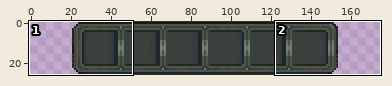
Edited in one commit: sprite sheet (Assets/Resources/ui/Character_ui.png). The first picture is a wide view before the edit; the outline marks the close-up.
Close-up. Earlier state:
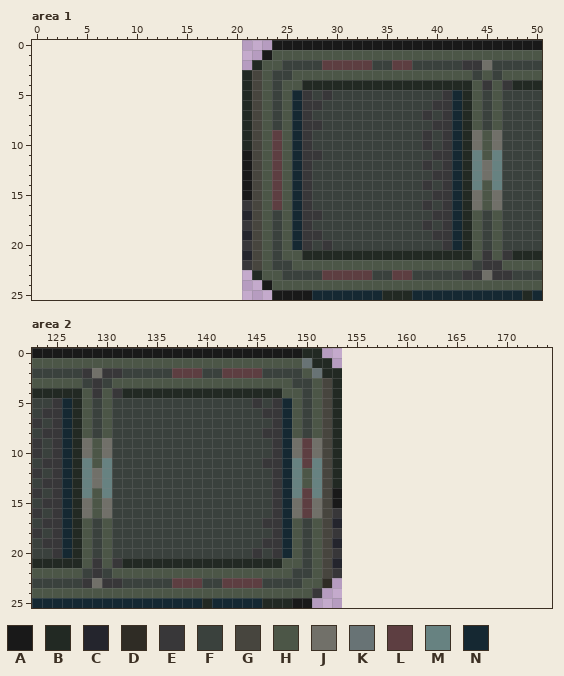
The file is 266x52 pixels, drawn in blocks of 2x2; one block is one cell here. Colours within 5 levels of each other are drawn and written as one. Shown: area 1: x 0..50, y 0..25; area 2: x 123..174, y 0..25. The old version is drawn lined up with the new one, on the new canvas.
Palette (. is transparent): A #191919  B #222923  C #24252d  D #2f2c25  E #383739  F #3a413d  G #47453e  H #4c5647  J #717069  K #687375  L #5d3e41  M #678281  N #152832
Pixels before, area 1, first column x 21:
 0 ...AAAAAAAAAAAAAAAAAAAAAAAAAAA
 1 ..AHHHHHHHHHHHHHHHHHHHHHHHHHHH
 2 .BHHFFFFLLLLLFFLLFFFFFEEJFFFFF
 3 BGHFFHHHHHHHHHHHHHHHHHHFHFHHHH
 4 BGHFHHBBBBBBBBBBBBBBBBBHEHEBBB
 5 BGHFHNEFEFFFFFFFFFFFENBHFHFFFF
 6 BGHFHNEEFFFFFFFFFFFEENBHFHFFFF
 7 BGHFHNEFFFFFFFFFFFEFENBHFHFFFF
 8 BGHFHNEEFFFFFFFFFFFEENBHFHFFFF
 9 BGHLHNEFFFFFFFFFFFEFENBJHJFFFF
10 BGHLHNEFFFFFFFFFFFEFENBJHJFFFF
11 AGHLHNEEFFFFFFFFFFFEENBMHMFFFF
12 AGHLHNEFFFFFFFFFFFEFENBMJMFFFF
13 AGHLHNEFFFFFFFFFFFFEENBMJMFFFF
14 AGHLHNEFFFFFFFFFFFEFENBMHMFFFF
15 AGHLHNEFFFFFFFFFFFFEENBJHJFFFF
16 EGHLHNEFFFFFFFFFFFEFENBJHJFFFF
17 CGHFHNEEFFFFFFFFFFFEENBHFHFFFF
18 EGHFHNEFFFFFFFFFFFEFENBHFHFFFF
19 CGHFHNEEFFFFFFFFFFFEENBHFHFFFF
20 EGHFHNEFEFFFFFFFFFFFENBHFHFFFF
21 CGHFHHBBBBBBBBBBBBBBBBBHEHEBBB
22 EGHFFHHHHHHHHHHHHHHHHHHFEEHHHH
23 .BHHFFFFLLLLLFFLLFFFFFEEJEEFFF
24 ..AHHHHHHHHHHHHHHHHHHHHHHHHHHH
25 ...AAAANNNNNNNBBBNNNNNNNNNNNBN
Pixels before, area 2, first column x 123:
 0 AAAAAAAAAAAAAAAAAAAAAAAAAAABB..
 1 HHHHHHHHHHHHHHHHHHHHHHHHHHHKBB.
 2 FFFFFEJEEFFFFFLLLFFLLLLFFFFHKBB
 3 HHHHHFEFHHHHHHHHHHHHHHHHHHFFHGB
 4 BBBBBHEHEBBBBBBBBBBBBBBBBHHFHGB
 5 FFENBHFHFFFFFFFFFFFFFFEFENHFHGB
 6 FEENBHFHFFFFFFFFFFFFFFFEENHFHGB
 7 EFENBHFHFFFFFFFFFFFFFFFFENHFHGB
 8 FEENBHFHFFFFFFFFFFFFFFFEENHFHGB
 9 EFENBJHJFFFFFFFFFFFFFFFFENJLJGB
10 EFENBJHJFFFFFFFFFFFFFFFFENJLJGB
11 FEENBMHMFFFFFFFFFFFFFFFEENMLMGB
12 EFENBMJMFFFFFFFFFFFFFFFFENMHMGB
13 FEENBMJMFFFFFFFFFFFFFFFFENMHMGB
14 EFENBMHMFFFFFFFFFFFFFFFFENMLMGA
15 FEENBJHJFFFFFFFFFFFFFFFFENJLJGA
16 EFENBJHJFFFFFFFFFFFFFFFFENJLJGE
17 FEENBHFHFFFFFFFFFFFFFFFEENHFHGC
18 EFENBHFHFFFFFFFFFFFFFFFFENHFHGE
19 FEENBHFHFFFFFFFFFFFFFFFEENHFHGC
20 FFENBHFHFFFFFFFFFFFFFFEFENHFHGE
21 BBBBBHEHEBBBBBBBBBBBBBBBBHHFHGC
22 HHHHHFEFHHHHHHHHHHHHHHHHHHFFHGE
23 FFFFFEJEEFFFFFLLLFFLLLLFFFFHHD.
24 HHHHHHHHHHHHHHHHHHHHHHHHHHHHE..
25 NNNNNNNNNNNNNNNNNBNNNNNBBBAA...
After:
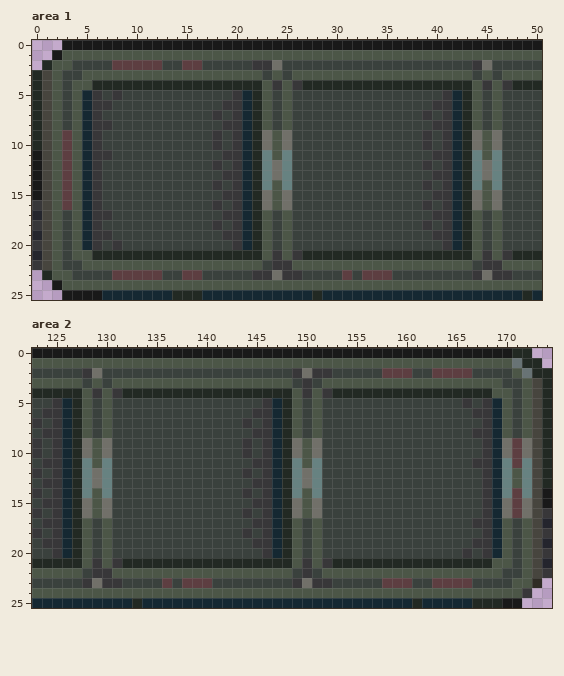
Difference:
canvas 133x26 -> 175x26, the old top-left corner now at 21,0
Changed rows in their new state; - is an unchanged pixel.
Area 1:
first column x 0:
 0 ---AAAAAAAAAAAAAAAAAAAAA--------------------
 1 --AHHHHHHHHHHHHHHHHHHHHH--------------------
 2 -BHHFFFFLLLLLFFLLFFFFFEEJ----FFFFF--FF-----F
 3 BGHFFHHHHHHHHHHHHHHHHHHFH-------------------
 4 BGHFHHBBBBBBBBBBBBBBB-B-E-E-----------------
 5 BGHFHNEFEFFFFFFFFFFFENB---FF-F--------------
 6 BGHFHNEEFFFFFFFFFFFEENB---FFF---------------
 7 BGHFHNEFFFFFFFFFFFEFENB---FF----------------
 8 BGHFHNEEFFFFFFFFFFFEENB---FFF---------------
 9 BGHLHNEFFFFFFFFFFFEFENBJHJFF----------------
10 BGHLHNEFFFFFFFFFFFEFENBJHJFF----------------
11 AGHLHNEEFFFFFFFFFFFEENBMHMFFF---------------
12 AGHLHNEFFFFFFFFFFFEFENBMJMFF----------------
13 AGHLHNEFFFFFFFFFFFFEENBMJMFF----------------
14 AGHLHNEFFFFFFFFFFFEFENBMHMFF----------------
15 AGHLHNEFFFFFFFFFFFFEENBJHJFF----------------
16 EGHLHNEFFFFFFFFFFFEFENBJHJFF----------------
17 CGHFHNEEFFFFFFFFFFFEENB---FFF---------------
18 EGHFHNEFFFFFFFFFFFEFENB---FF----------------
19 CGHFHNEEFFFFFFFFFFFEENB---FFF---------------
20 EGHFHNEFEFFFFFFFFFFFENB---FF-F--------------
21 CGHFHHBBBBBBBBBBBBBBBBB-E-E-----------------
22 EGHFFHHHHHHHHHHHHHHHHHHFEE------------------
23 -BHHFFFFLLLLLFFLLFFFFFEEJEE--FF-F-LLFF-----F
24 --AHHHHHHHHHHHHHHHHHHHHH--------------------
25 ---AAAANNNNNNNBBBNNNNNNNNNNNB------NNN------
Area 2:
first column x 129:
 0 ---------------------AAAAAAAAAAAAAAAAAAAAABB--
 1 ---------------------HHHHHHHHHHHHHHHHHHHHHKBB-
 2 -FF-----FFF--FFFF---EJEEFFFFFLLLFFLLLLFFFFHKBB
 3 H--------------------EFHHHHHHHHHHHHHHHHHHFFHGB
 4 -------------------B-E-E-BBBBBBBBBBBBBBBHHFHGB
 5 ----------------FENB---FFFFFFFFFFFFFFEFENHFHGB
 6 ----------------E-NB---FFFFFFFFFFFFFFFEENHFHGB
 7 ---------------E-ENB---FFFFFFFFFFFFFFFFENHFHGB
 8 ----------------E-NB---FFFFFFFFFFFFFFFEENHFHGB
 9 ---------------E-ENB-H-FFFFFFFFFFFFFFFFENJLJGB
10 ---------------E-ENB-H-FFFFFFFFFFFFFFFFENJLJGB
11 ----------------E-NB-H-FFFFFFFFFFFFFFFEENMLMGB
12 ---------------E-ENB-J-FFFFFFFFFFFFFFFFENMHMGB
13 ----------------EENB-J-FFFFFFFFFFFFFFFFENMHMGB
14 ---------------E-ENB-H-FFFFFFFFFFFFFFFFENMLMGA
15 ----------------EENB-H-FFFFFFFFFFFFFFFFENJLJGA
16 ---------------E-ENB-H-FFFFFFFFFFFFFFFFENJLJGE
17 ----------------E-NB---FFFFFFFFFFFFFFFEENHFHGC
18 ---------------E-ENB---FFFFFFFFFFFFFFFFENHFHGE
19 ----------------E-NB---FFFFFFFFFFFFFFFEENHFHGC
20 ----------------FENB---FFFFFFFFFFFFFFEFENHFHGE
21 -------------------B-E-EBBBBBBBBBBBBBBBBHHFHGC
22 -E-------------------EFHHHHHHHHHHHHHHHHHHFFHGE
23 -------LF--L-FFFF---EJEEFFFFFLLLFFLLLLFFFFHHD-
24 ----------------------HHHHHHHHHHHHHHHHHHHHHE--
25 ----B------N-----NNNNNNNNNNNNNNNBNNNNNBBBAA---
Where, in picture pixels (left, top, right, bottom), the same in both close-ups:
changed: (32, 40, 412, 300)
changed: (462, 60, 472, 70)
changed: (462, 270, 472, 280)
changed: (92, 348, 552, 608)
